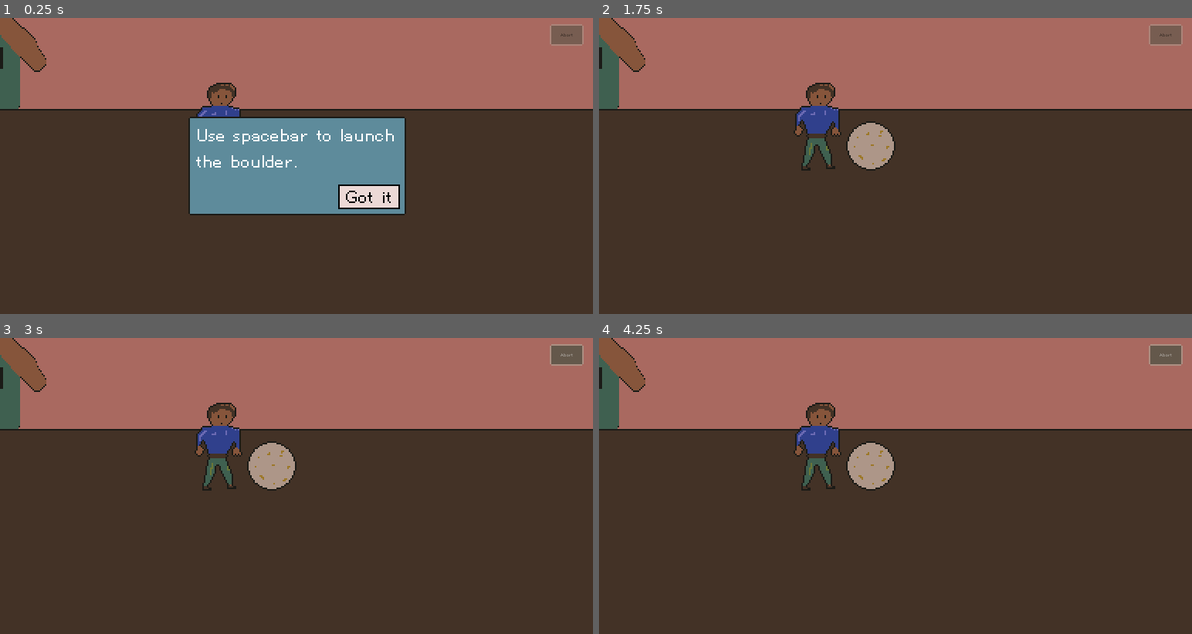
Above: before the commit, frames 1-4 (two rows, left to right).
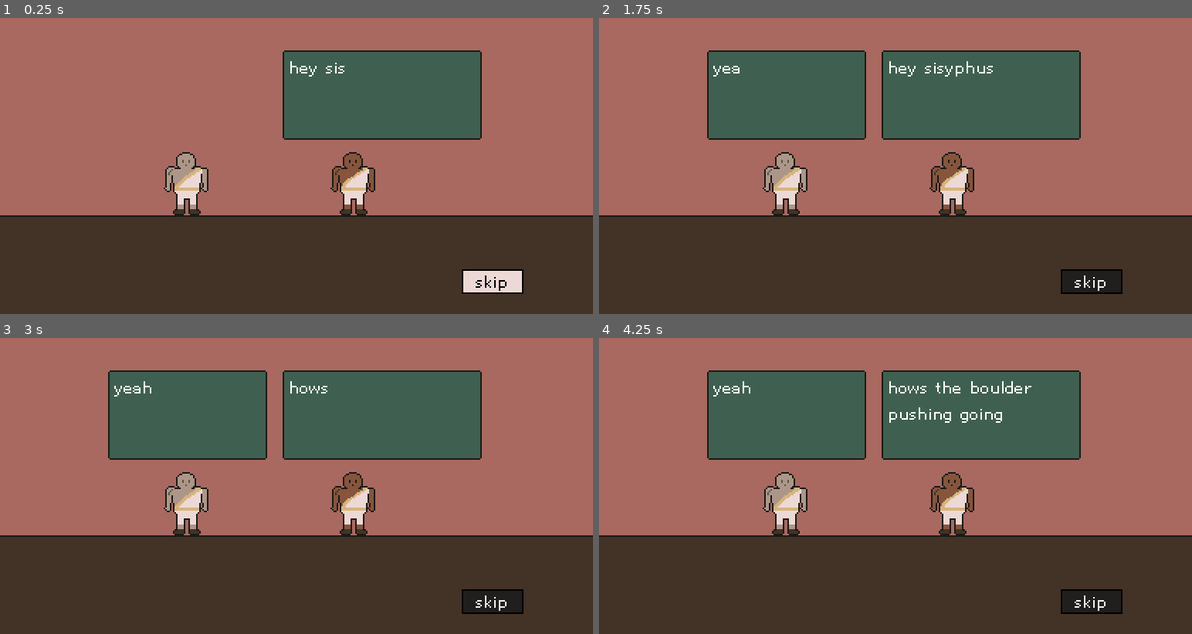
Above: after the commit, the same moments.

Repository: nolenroyalty/sisyphus-needs-a-nap
Game: Godot game, scene res://Intro/Intro.tscn
Same seed, same stepped clock (60 frames per second), same inputs: the game is played once before the commit and once after it. Before the commit the project starts from res://Flight/Flight.tscn.
Inputs (mouse positions are in pixels of both pictures, inside the frame that each line leads up to):
- Up to frame 1 (0.25 s): no input
- Up to frame 2 (1.75 s): click (966, 195) at 0.5 s, where only the run before the commit has a clickable "Got it"; click (1091, 281) at 1.25 s, where only the run after the commit has a clickable "skip"
- Up to frame 3 (3 s): click (492, 601) at 2 s, where only the run after the commit has a clickable "skip"; click (569, 355) at 2.75 s, where only the run before the commit has a clickable "Abort"
- Up to frame 4 (4.25 s): click (1168, 355) at 3.5 s, where only the run before the commit has a clickable "Abort"

The runs differ from the first frame. In frame 1, 46% of the frame differs, in the area x 0-100%, y 0-94%; in frame 2, 51%; in frame 3, 51%; in frame 4, 51%.

Commit message:
simple intro dialogue

Diff:
--- a/Flight/Flight.gd
+++ b/Flight/Flight.gd
@@ -105,7 +105,7 @@
 	launch_state = LAUNCH_STATE.AWAITING_LAUNCH
 
 func _ready():
-	State.display_fact_if_we_havent_yet(State.FACT.SPACEBAR)
+	State.display_fact_if_we_havent_yet(State.FACT.INTRO)
 	flightscore = FlightScore.new(boulder)
 	var _ignore = scoreScreen.connect("continue_pressed", self, "continue_pressed")
 	_ignore = bottom_bar.connect("parachute_deployed_via_click", self, "try_to_deploy_parachute_from_bottom_bar")
--- a/Flight/Flight.tscn
+++ b/Flight/Flight.tscn
@@ -17,6 +17,7 @@
 [ext_resource path="res://Terrain/SteepestSlope.tscn" type="PackedScene" id=15]
 [ext_resource path="res://Terrain/EndingSlope.tscn" type="PackedScene" id=16]
 [ext_resource path="res://UI/TextDisplay.tscn" type="PackedScene" id=17]
+[ext_resource path="res://Sisyphus/Sprites/sisyphus.png" type="Texture" id=18]
 
 [node name="Flight" type="Node2D"]
 script = ExtResource( 4 )
@@ -50,7 +51,8 @@
 texture = ExtResource( 1 )
 centered = false
 
-[node name="Player" type="Sprite" parent="Launch"]
+[node name="PlayerOld" type="Sprite" parent="Launch"]
+visible = false
 position = Vector2( 256, 476 )
 z_index = 1
 texture = ExtResource( 6 )
@@ -67,6 +69,13 @@
 
 [node name="CollisionPolygon2D" type="CollisionPolygon2D" parent="Launch/BackupZones"]
 polygon = PoolVector2Array( 764, 464, 764, 582, -89, 583, -89, 281, -21, 281, -22, 524, 738, 532, 738, 465 )
+
+[node name="Player" type="Sprite" parent="Launch"]
+position = Vector2( 251, 471 )
+z_index = 1
+texture = ExtResource( 18 )
+hframes = 2
+frame = 1
 
 [node name="ScoreScreen" parent="." instance=ExtResource( 5 )]
 visible = false
--- a/Intro/Intro.gd
+++ b/Intro/Intro.gd
@@ -5,6 +5,7 @@
 var dialogue_box = preload("res://UI/DialogueBox.tscn")
 onready var sisyphus_placeholder = $SisyphusPlaceholder
 onready var friend_placeholder = $FriendPlaceholder
+onready var skip = $Skip
 
 enum WHO { SISYPHUS, FRIEND }
 var s = WHO.SISYPHUS
@@ -22,10 +23,10 @@
 	["have you considered thwacking the boulder", f],
 	["thwacking it", s],
 	["yeah", f],
-	["thwack", s],
+	["thwacking", s],
 	["the boulder", f],
-	["thwack the boulder", f],
-	["and then take a nap while it falls back down", f],
+	["thwacking the boulder", f],
+	["and then taking a nap while it falls back down", f],
 	["i mean", s],
 	["cant hurt", s]
 ]
@@ -35,25 +36,38 @@
 		WHO.SISYPHUS: return sisyphus_placeholder.rect_position
 		WHO.FRIEND: return friend_placeholder.rect_position
 
-func _ready():
-	sisyphus_placeholder.hide()
-	friend_placeholder.hide()
+func size(who):
+	match who:
+		WHO.SISYPHUS: return sisyphus_placeholder.rect_size
+		WHO.FRIEND: return friend_placeholder.rect_size
+
+func play_dialogue():
 	var prior = { WHO.SISYPHUS: null, WHO.FRIEND: null}
 
 	for i in range(len(dialogue)):
 		var text = dialogue[i][0]
 		var who = dialogue[i][1]
-		var pos = position(who)
 		var box = dialogue_box.instance()
 		if prior[who] != null:
 			prior[who].queue_free()
 			prior[who] = null
 
-		box.rect_position = pos
+		box.rect_position = position(who)
+		box.rect_size = size(who)
 		add_child(box)
 		box.animate_text(text)
 		print("%s: %s" % [who, text])
 		yield(box, "dialogue_finished")
 		prior[who] = box
+	emit_signal("all_dialogue_finished")
+	SceneChange.set_scene(SceneChange.SCENE_FLIGHT)
 
+func skip_pressed():
+	print("dialogue skipped")
 	emit_signal("all_dialogue_finished")
+
+func _ready():
+	sisyphus_placeholder.hide()
+	friend_placeholder.hide()
+	var _ignore = skip.connect("pressed", self, "skip_pressed")
+	play_dialogue()
--- a/Intro/Intro.tscn
+++ b/Intro/Intro.tscn
@@ -1,19 +1,41 @@
-[gd_scene load_steps=3 format=2]
+[gd_scene load_steps=6 format=2]
 
 [ext_resource path="res://UI/DialogueBox.tscn" type="PackedScene" id=1]
 [ext_resource path="res://Intro/Intro.gd" type="Script" id=2]
+[ext_resource path="res://Terrain/Flat.tscn" type="PackedScene" id=3]
+[ext_resource path="res://Intro/Sprites/sisyphus-friend.png" type="Texture" id=4]
+[ext_resource path="res://Sisyphus/Sprites/sisyphus.png" type="Texture" id=5]
 
 [node name="IntroCinematic" type="Node2D"]
 script = ExtResource( 2 )
 
 [node name="SisyphusPlaceholder" parent="." instance=ExtResource( 1 )]
-margin_left = 25.0
-margin_top = 80.0
-margin_right = 147.0
-margin_bottom = 138.0
+margin_left = 70.0
+margin_top = 21.0
+margin_right = 173.0
+margin_bottom = 79.0
 
 [node name="FriendPlaceholder" parent="." instance=ExtResource( 1 )]
-margin_left = 237.0
-margin_top = 80.0
-margin_right = 359.0
-margin_bottom = 138.0
+margin_left = 183.0
+margin_top = 21.0
+margin_right = 312.0
+margin_bottom = 79.0
+
+[node name="Flat" parent="." instance=ExtResource( 3 )]
+position = Vector2( 192, 128 )
+
+[node name="Sisyphus" type="Sprite" parent="."]
+position = Vector2( 121, 96 )
+texture = ExtResource( 5 )
+hframes = 2
+
+[node name="Sisyphus-friend" type="Sprite" parent="."]
+position = Vector2( 229, 96 )
+texture = ExtResource( 4 )
+
+[node name="Skip" type="Button" parent="."]
+margin_left = 299.0
+margin_top = 163.0
+margin_right = 339.0
+margin_bottom = 179.0
+text = "skip"
--- a/State/State.gd
+++ b/State/State.gd
@@ -1,6 +1,6 @@
 extends Node
 
-enum FACT { SPACEBAR, PARACHUTE, SLINGSHOT }
+enum FACT { INTRO, PARACHUTE, SLINGSHOT }
 enum FACT_STATE { NOT_YET_DISPLAYED, SHOULD_DISPLAY, ALREADY_DISPLAYED }
 
 enum ACHIEVEMENTS {
--- a/UI/DialogueBox.gd
+++ b/UI/DialogueBox.gd
@@ -45,14 +45,6 @@
 	yield(get_tree().create_timer(end_of_dialogue_default_pause), "timeout")
 	finished()
 
-# func _ready():
-# 	animate_text("hey sisyphus")
-# 	yield(self, "dialogue_finished")
-# 	animate_text("yeah")
-# 	yield(self, "dialogue_finished")
-# 	animate_text("hows the boulder pushing going")
-# 	pass # Replace with function body.
-
 func _process(_delta):
 	if Input.is_action_just_pressed("ui_accept") or Input.is_action_just_pressed("ui_cancel"):
 		advance_state()
--- a/UI/TextDisplay.gd
+++ b/UI/TextDisplay.gd
@@ -5,39 +5,30 @@
 var all_facts = []
 var displayed_facts = {}
 
-func node_for_fact(fact):
+func nodes_for_fact(fact):
 	match fact:
-		State.FACT.SPACEBAR:
-			return $Spacebar
+		State.FACT.INTRO:
+			return [$Spacebar, $Spacebar2]
 		State.FACT.PARACHUTE:
-			return $Parachute
+			return [$Parachute]
 		State.FACT.SLINGSHOT:
-			return $Slingshot
-
-func was_hidden(fact):
-	displayed_facts[fact] = false
-	State.fact_was_displayed(fact)
-	for still_displayed in displayed_facts.values():
-		if still_displayed: return
-	print("No more facts are displayed")
-	emit_signal("no_facts_are_displayed")
+			return [$Slingshot]
 
 func maybe_display_facts():
 	for fact in State.fact_state:
 		var state = State.fact_state[fact]
-		var node = node_for_fact(fact)
+		var nodes = nodes_for_fact(fact)
 		if state == State.FACT_STATE.SHOULD_DISPLAY:
 			print("displaying a fact %s" % fact)
-			node.show()
-			displayed_facts[fact] = true
-			node.connect("fade_complete", self, "was_hidden", [fact])
-		else:
-			node.hide()
-
-	if len(displayed_facts) == 0:
-		print("No facts are displayed")
-		emit_signal("no_facts_are_displayed")
+			for node in nodes:
+				node.show()
+				yield(node, "fade_complete")
+				yield(get_tree().create_timer(.1), "timeout")
+				node.hide()
+			State.fact_was_displayed(fact)
+	emit_signal("no_facts_are_displayed")
 
 func _ready():
 	for fact in State.FACT.values():
-		node_for_fact(fact).hide()
+		for node in nodes_for_fact(fact):
+			node.hide()
--- a/UI/TextDisplay.tscn
+++ b/UI/TextDisplay.tscn
@@ -1,9 +1,9 @@
-[gd_scene load_steps=5 format=2]
+[gd_scene load_steps=7 format=2]
 
 [ext_resource path="res://UI/FactDisplay.tscn" type="PackedScene" id=1]
 [ext_resource path="res://UI/TextDisplay.gd" type="Script" id=2]
 
-[sub_resource type="Animation" id=1]
+[sub_resource type="Animation" id=3]
 length = 0.001
 tracks/0/type = "value"
 tracks/0/path = NodePath(".:modulate")
@@ -30,7 +30,7 @@
 "values": [ true ]
 }
 
-[sub_resource type="Animation" id=2]
+[sub_resource type="Animation" id=4]
 resource_name = "fadeaway"
 length = 0.5
 tracks/0/type = "method"
@@ -69,6 +69,72 @@
 "values": [ true, false ]
 }
 
+[sub_resource type="Animation" id=1]
+length = 0.001
+tracks/0/type = "value"
+tracks/0/path = NodePath(".:modulate")
+tracks/0/interp = 1
+tracks/0/loop_wrap = true
+tracks/0/imported = false
+tracks/0/enabled = true
+tracks/0/keys = {
+"times": PoolRealArray( 0 ),
+"transitions": PoolRealArray( 1 ),
+"update": 0,
+"values": [ Color( 1, 1, 1, 1 ) ]
+}
+tracks/1/type = "value"
+tracks/1/path = NodePath(".:visible")
+tracks/1/interp = 1
+tracks/1/loop_wrap = true
+tracks/1/imported = false
+tracks/1/enabled = true
+tracks/1/keys = {
+"times": PoolRealArray( 0 ),
+"transitions": PoolRealArray( 1 ),
+"update": 0,
+"values": [ true ]
+}
+
+[sub_resource type="Animation" id=2]
+resource_name = "fadeaway"
+length = 0.5
+tracks/0/type = "method"
+tracks/0/path = NodePath(".")
+tracks/0/interp = 1
+tracks/0/loop_wrap = true
+tracks/0/imported = false
+tracks/0/enabled = true
+tracks/0/keys = {
+"times": PoolRealArray(  ),
+"transitions": PoolRealArray(  ),
+"values": [  ]
+}
+tracks/1/type = "value"
+tracks/1/path = NodePath(".:modulate")
+tracks/1/interp = 1
+tracks/1/loop_wrap = true
+tracks/1/imported = false
+tracks/1/enabled = true
+tracks/1/keys = {
+"times": PoolRealArray( 0, 0.5 ),
+"transitions": PoolRealArray( 1, 1 ),
+"update": 0,
+"values": [ Color( 1, 1, 1, 1 ), Color( 1, 1, 1, 0.0470588 ) ]
+}
+tracks/2/type = "value"
+tracks/2/path = NodePath(".:visible")
+tracks/2/interp = 1
+tracks/2/loop_wrap = true
+tracks/2/imported = false
+tracks/2/enabled = true
+tracks/2/keys = {
+"times": PoolRealArray( 0, 0.5 ),
+"transitions": PoolRealArray( 1, 1 ),
+"update": 1,
+"values": [ true, false ]
+}
+
 [node name="CanvasLayer" type="CanvasLayer"]
 script = ExtResource( 2 )
 
@@ -82,6 +148,26 @@
 margin_right = 70.5
 margin_bottom = 32.0
 
+[node name="Label" parent="Spacebar" index="1"]
+text = "Use space to launch the boulder"
+
+[node name="Spacebar2" parent="." instance=ExtResource( 1 )]
+anchor_left = 0.5
+anchor_top = 0.5
+anchor_right = 0.5
+anchor_bottom = 0.5
+margin_left = -79.0
+margin_top = -35.5
+margin_right = 79.0
+margin_bottom = 35.5
+
+[node name="Label" parent="Spacebar2" index="1"]
+text = "Hit space just before the boulder bounces to retain more speed"
+
+[node name="AnimationPlayer" parent="Spacebar2" index="3"]
+anims/RESET = SubResource( 3 )
+anims/fadeaway = SubResource( 4 )
+
 [node name="Parachute" parent="." instance=ExtResource( 1 )]
 anchor_left = 0.5
 anchor_top = 0.5
@@ -106,12 +192,13 @@
 margin_bottom = 41.0
 
 [node name="Label" parent="Slingshot" index="1"]
-text = "To use your slingshot, click on the boulder while its in flight."
+text = "Click on the boulder while it's in motion to use the slingshot - you'll bump the boulder a little!"
 
 [node name="AnimationPlayer" parent="Slingshot" index="3"]
 anims/RESET = SubResource( 1 )
 anims/fadeaway = SubResource( 2 )
 
 [editable path="Spacebar"]
+[editable path="Spacebar2"]
 [editable path="Parachute"]
 [editable path="Slingshot"]
--- a/project.godot
+++ b/project.godot
@@ -51,7 +51,7 @@
 [application]
 
 config/name="Sisyphus Needs a Nap"
-run/main_scene="res://Flight/Flight.tscn"
+run/main_scene="res://Intro/Intro.tscn"
 config/icon="res://icon.png"
 
 [autoload]
Not shown: 1 places in Flight/Flight.tscn that only renumber resources
Binary file added: Intro/Sprites/sisyphus-friend.png
Not shown, added: Intro/Sprites/sisyphus-friend.png.import
Binary file added: Sisyphus/Sprites/sisyphus.png
Not shown, added: Sisyphus/Sprites/sisyphus.png.import
